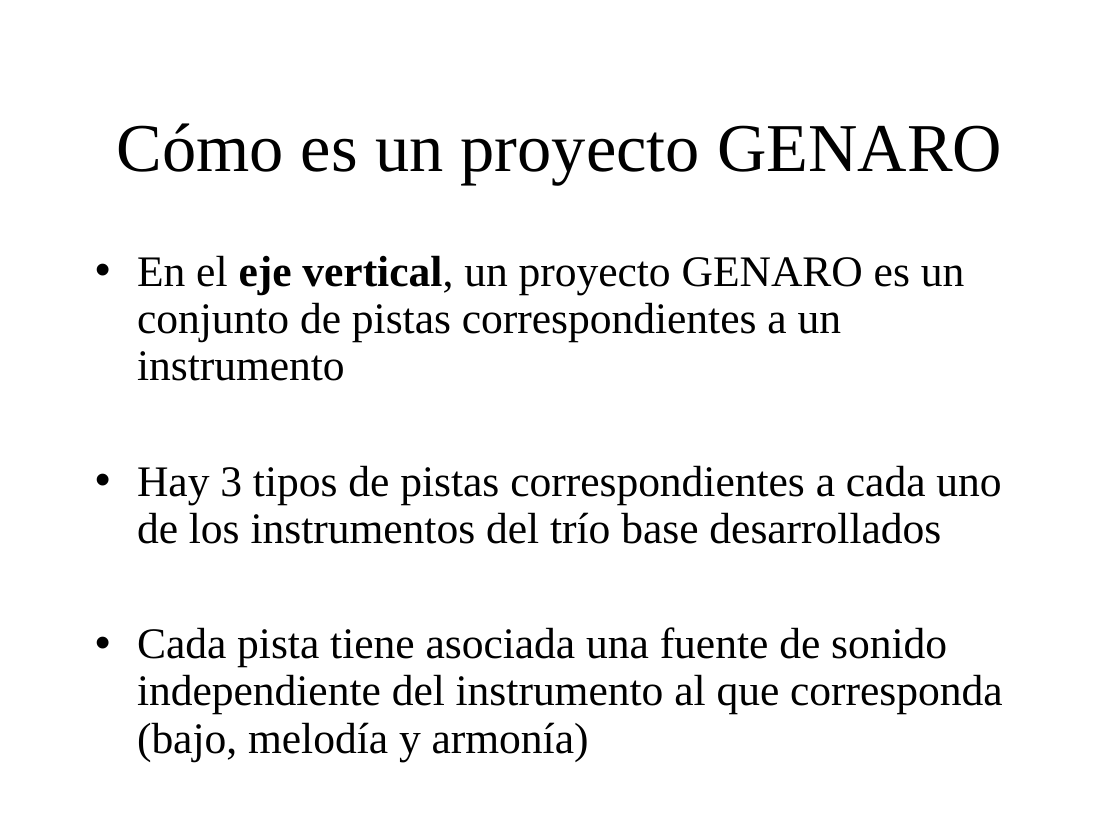
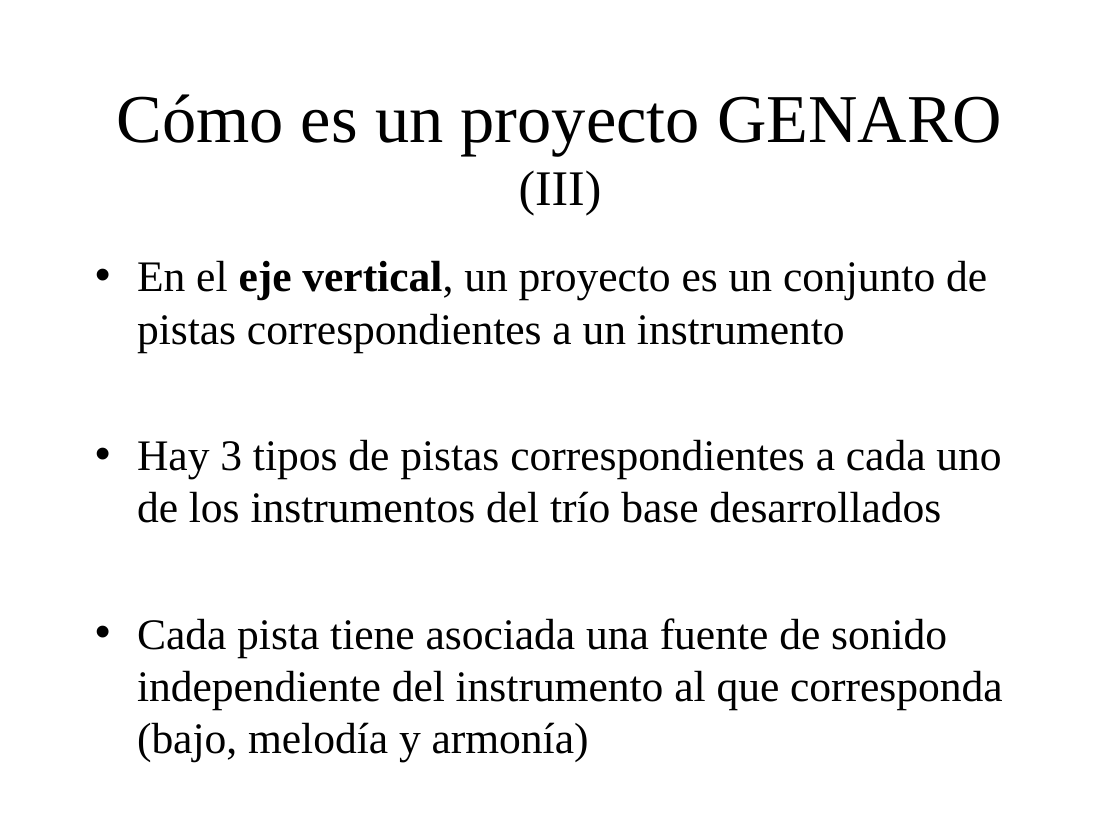
Before and after one commit to BackupTheBerlios/genaro, a slide deck: slide 16 of Documentos/MemoriaSSII/presentacion_proyecto.ppt (slide 12 before the commit). Drawn at 1120x840 pixels with LibreOffice and Linux fonts; fonts in the diff are those of the drawing; background and template pictures are left out. Boxes give left, top, right and bottom in pixels: in the first picture for what was removed or moved away, otherwise in the second. Text is boxed around its words. In the diff, an @@ line names an element or a change of style, - is before the commit and + after.

```diff
--- a/Documentos/MemoriaSSII/presentacion_proyecto.ppt
+++ b/Documentos/MemoriaSSII/presentacion_proyecto.ppt
@@ title at [117,94,1002,215]: text changed @@
-Cómo es un proyecto GENARO
+Cómo es un proyecto GENARO (III)
@@ text at [137,260,987,352]: text changed @@
-• En el eje vertical, un proyecto GENARO es un conjunto de pistas correspondientes a un instrumento
+• En el eje vertical, un proyecto es un conjunto de pistas correspondientes a un instrumento
@@ text at [137,439,1003,762]: line spacing 0.9 to 1 @@
```
Also in this commit, not shown: 19 other slides changed, 10 slides added, 1 slide removed.
